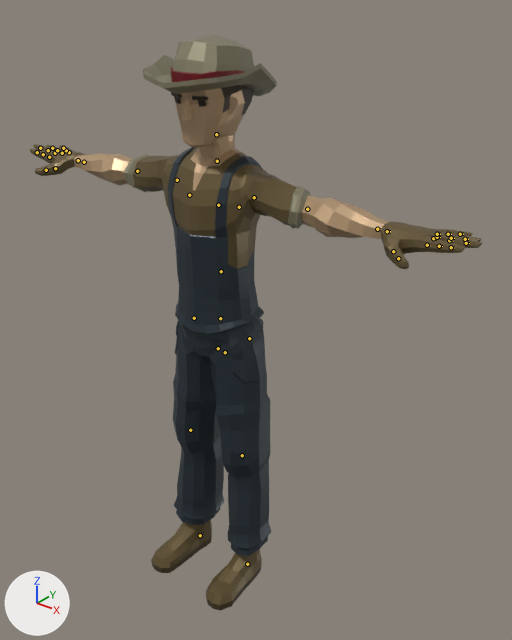
What one commit did to the glTF model assets/models/shopkeeper.glb.
One viewpoint serves both versions: a camera (50 mm lens) standing at (1.389, -4.92, -823.266) and looking at (0.096, -3.303, -824.269). Every picture has the same lights, and +X, +Y and +Z are marked at lower left. The older version comes first. The bones that change, and the others that lie on the model, are drawn over the model as lines.

In view in the first picture: 'Farmer_Body', 'Farmer_Feet', 'Farmer_Head', 'Farmer_Pants'.
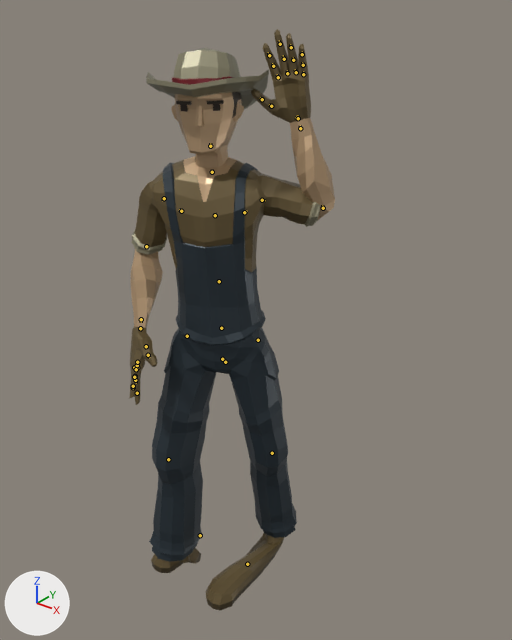
The newer file adds an action. The first version stands in its rest pose; the second is drawn at frame 16 of the action 'Wave'.

What differs and where, as boxes [x1, y1, x2, y2] in the pictures (512 x 640 px):
'Farmer_Body', posed (55% narrower, 96% taller): before [30, 144, 482, 335]; after [130, 29, 335, 405]
'Farmer_Pants', posed (49% wider): before [173, 318, 272, 556]; after [149, 327, 297, 562]
'Farmer_Head', posed (9% narrower): before [142, 35, 277, 157]; after [146, 48, 269, 168]
'Farmer_Feet', posed (20% wider, 14% shorter): before [151, 520, 262, 611]; after [151, 533, 284, 611]
bone 'Body', root to tip: before (225, 352) to (225, 350); after (225, 362) to (225, 360)
bone 'Chest', root to tip: before (218, 205) to (218, 202); after (215, 215) to (214, 213)
bone 'Head', root to tip: before (216, 134) to (216, 132); after (210, 146) to (210, 143)
bone 'UpperArm.L', root to tip: before (254, 197) to (256, 198); after (262, 200) to (265, 200)
bone 'LowerArm.L', root to tip: before (307, 209) to (309, 209); after (323, 208) to (322, 205)
bone 'Wrist.L', root to tip: before (377, 229) to (380, 229); after (300, 128) to (300, 125)
bone 'Index2.L', root to tip: before (427, 245) to (430, 245); after (278, 77) to (277, 74)
bone 'Index3.L', root to tip: before (439, 246) to (442, 246); after (273, 66) to (272, 63)
bone 'Middle2.L', root to tip: before (433, 238) to (436, 239); after (287, 73) to (287, 70)
bone 'Ring2.L', root to tip: before (437, 237) to (440, 237); after (296, 72) to (295, 69)
bone 'Pinky2.L', root to tip: before (437, 234) to (440, 234); after (303, 74) to (303, 71)
bone 'Thumb3.L', root to tip: before (398, 258) to (400, 260); after (262, 99) to (260, 97)
bone 'UpperArm.R', root to tip: before (177, 180) to (175, 180); after (164, 198) to (163, 201)
bone 'LowerArm.R', root to tip: before (137, 171) to (135, 170); after (146, 246) to (146, 249)
bone 'Middle2.R', root to tip: before (55, 153) to (53, 152); after (134, 367) to (135, 370)
bone 'Thumb3.R', root to tip: before (46, 170) to (44, 170); after (148, 355) to (149, 357)
bone 'UpperLeg.L', root to tip: before (249, 338) to (249, 340); after (258, 340) to (258, 341)
bone 'LowerLeg.L', root to tip: before (242, 455) to (242, 456); after (272, 453) to (272, 453)
bone 'UpperLeg.R', root to tip: before (194, 318) to (193, 319); after (187, 336) to (187, 337)
bone 'LowerLeg.R', root to tip: before (190, 430) to (190, 431); after (168, 459) to (168, 460)

The change in detail:
Bone 'Body' (bone_body) moves from (0.0, 0.0, 0.0) to (0.0, -0.00036, 0.0).
Bone 'Body' (bone_body) turns from (0, 0, 0) to (0, 27, 3) degrees about its own x, y and z.
Bone 'Chest' (bone_chest) turns from (0, 0, 0) to (-1, 0, 0) degrees about its own x, y and z.
Bone 'Head' (bone_head) turns from (0, 0, 0) to (-7, 0, 0) degrees about its own x, y and z.
Bone 'UpperArm.L' (bone_upperarm_l) turns from (0, 0, 0) to (-7, -20, 1) degrees about its own x, y and z.
Bone 'LowerArm.L' (bone_lowerarm_l) turns from (0, 0, 0) to (64, 14, -107) degrees about its own x, y and z.
Bone 'Wrist.L' (bone_wrist_l) turns from (0, 0, 0) to (0, 0, -5) degrees about its own x, y and z.
Bone 'Index2.L' (bone_index2_l) turns from (0, 0, 0) to (-14, 2, 0) degrees about its own x, y and z.
Bone 'Index3.L' (bone_index3_l) turns from (0, 0, 0) to (-7, 2, 1) degrees about its own x, y and z.
Bone 'Middle2.L' (bone_middle2_l) turns from (0, 0, 0) to (-12, 2, 2) degrees about its own x, y and z.
Bone 'Ring2.L' (bone_ring2_l) turns from (0, 0, 0) to (-13, 5, -4) degrees about its own x, y and z.
Bone 'Pinky2.L' (bone_pinky2_l) turns from (0, 0, 0) to (-19, -4, -4) degrees about its own x, y and z.
Bone 'Thumb3.L' (bone_thumb3_l) turns from (0, 0, 0) to (-20, -1, 11) degrees about its own x, y and z.
Bone 'UpperArm.R' (bone_upperarm_r) turns from (0, 0, 0) to (-63, -2, -13) degrees about its own x, y and z.
Bone 'LowerArm.R' (bone_lowerarm_r) turns from (0, 0, 0) to (-32, -13, 35) degrees about its own x, y and z.
Bone 'Middle2.R' (bone_middle2_r) turns from (0, 0, 0) to (-13, -1, -1) degrees about its own x, y and z.
Bone 'Thumb3.R' (bone_thumb3_r) turns from (0, 0, 0) to (-28, 0, -9) degrees about its own x, y and z.
Bone 'UpperLeg.L' (bone_upperleg_l) turns from (0, 0, 0) to (-5, -25, -2) degrees about its own x, y and z.
Bone 'LowerLeg.L' (bone_lowerleg_l) turns from (0, 0, 0) to (7, 0, 0) degrees about its own x, y and z.
Bone 'UpperLeg.R' (bone_upperleg_r) turns from (0, 0, 0) to (-8, 19, -15) degrees about its own x, y and z.
Bone 'LowerLeg.R' (bone_lowerleg_r) turns from (0, 0, 0) to (10, 0, 0) degrees about its own x, y and z.
